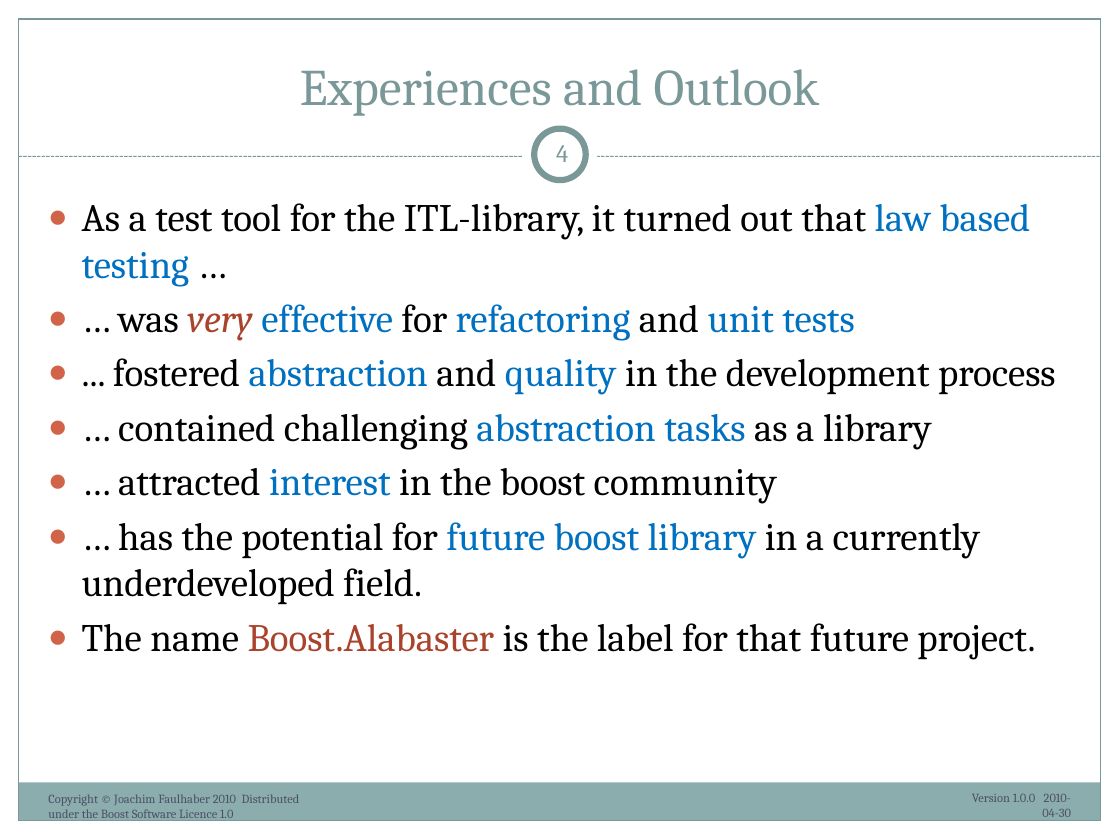
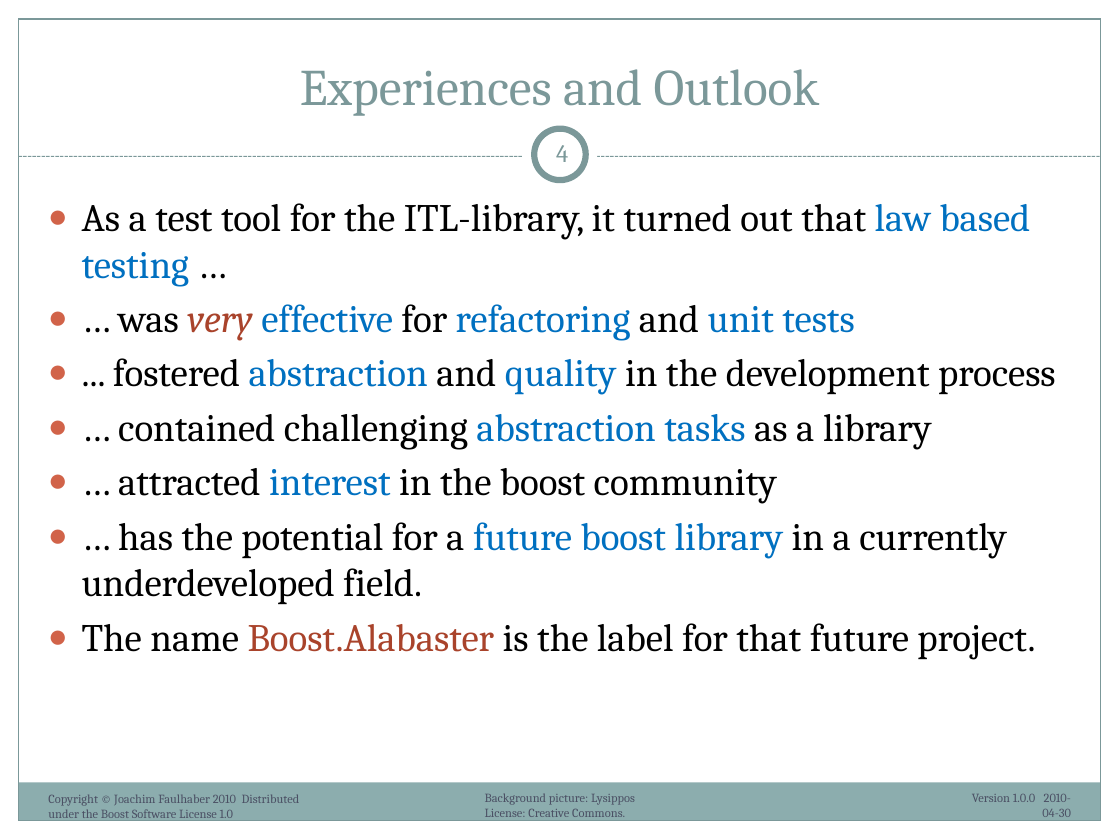
Before and after one commit to ryppl/boost-history, a slide deck: slide 4 of itl/libs/validate/doc/boostcon2010/BoostAlabaster.pptx. Drawn at 1120x840 pixels with LibreOffice and Linux fonts; fonts in the diff are those of the drawing; background and template pictures are left out. Boxes give left, top, right and bottom in pixels: in the first picture for what was removed or moved away, otherwise in the second. Text is boxed around its words. In the diff, an @@ line names an element or a change of style, - is before the commit and + after.

Commit message:
Refactored concept_validaters: Moved replicated code to base class. Added alabaster examples for boostcon2010.
SVN-Revision: 61735

```diff
--- a/itl/libs/validate/doc/boostcon2010/BoostAlabaster.pptx
+++ b/itl/libs/validate/doc/boostcon2010/BoostAlabaster.pptx
@@ text at (82, 522, 1007, 605): text changed @@
-● … has the potential for future boost library in a currently underdeveloped field.
+● … has the potential for a future boost library in a currently underdeveloped field.
@@ text at (48, 794, 300, 818): text changed @@
-Copyright © Joachim Faulhaber 2010 Distributed under the Boost Software Licence 1.0
+Copyright © Joachim Faulhaber 2010 Distributed under the Boost Software License 1.0
@@ text added at (485, 793, 635, 817), 8 pt, text #4B5064 @@
+Background picture: Lysippos
+License: Creative Commons.
```
Also in this commit, not shown: 43 other slides changed, 28 other files.
